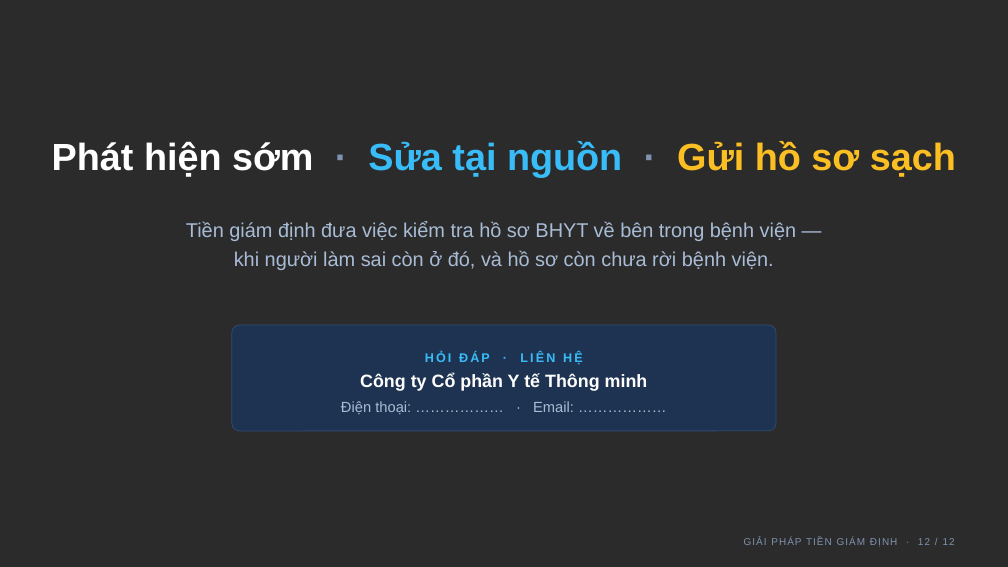
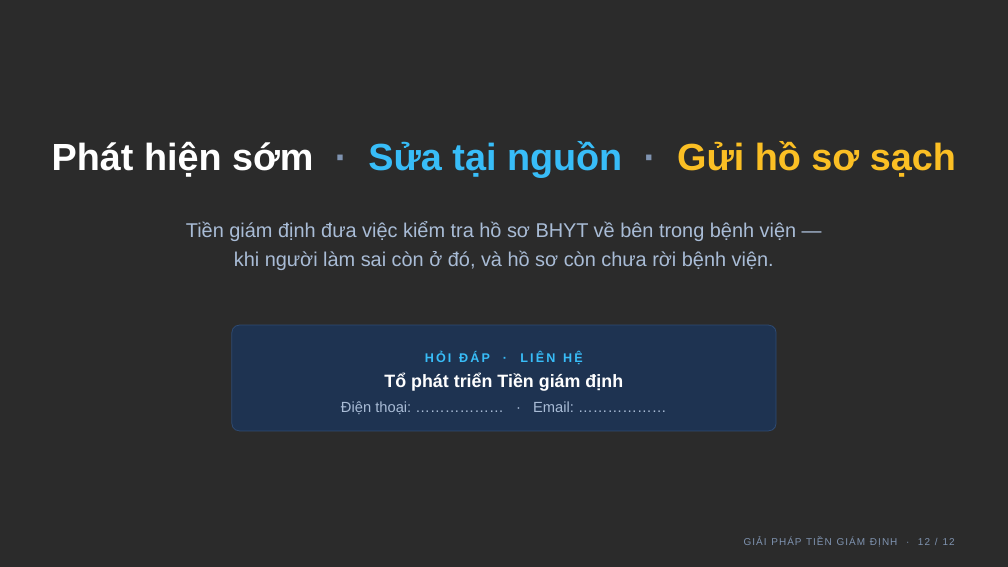
Before and after one commit to tracnn/qlbv_public, a slide deck: slide 12 of docs/dao-tao/Slide-gioi-thieu-Tien-giam-dinh-lanh-dao.pptx. Drawn at 1008x567 pixels with LibreOffice and Linux fonts; fonts in the diff are those of the drawing; background and template pictures are left out; a plain dark background stands for a picture behind light text. Boxes give left, top, right and bottom in pixels: in the first picture for what was removed or moved away, otherwise in the second. Text is boxed around its words. In the diff, an @@ line names an element or a change of style, - is before the commit and + after.

```diff
--- a/docs/dao-tao/Slide-gioi-thieu-Tien-giam-dinh-lanh-dao.pptx
+++ b/docs/dao-tao/Slide-gioi-thieu-Tien-giam-dinh-lanh-dao.pptx
@@ text at (384, 373, 623, 391): text changed @@
-Công ty Cổ phần Y tế Thông minh
+Tổ phát triển Tiền giám định
```
Also in this commit, not shown: 3 other slides changed.
